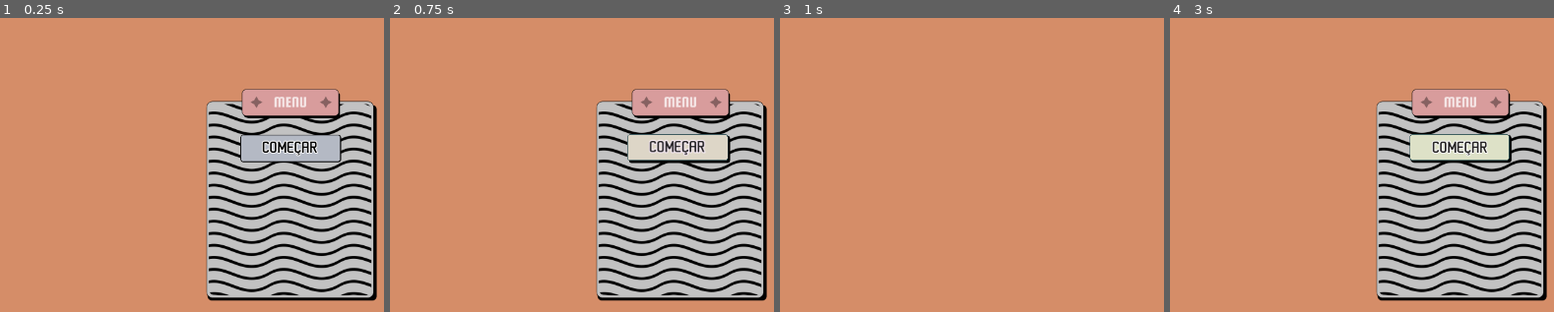
Above: before the commit, frames 1-4 (left to right).
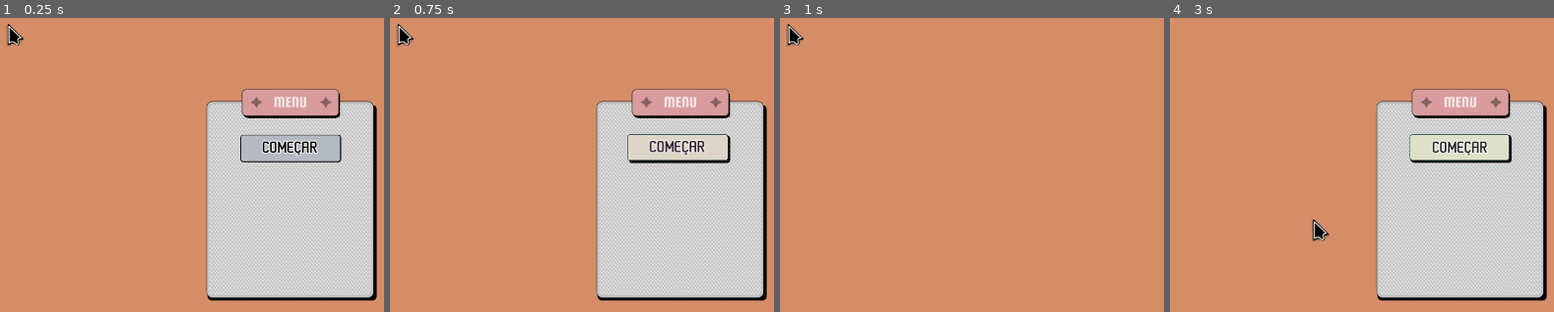
Above: after the commit, the same moments.

Repository: thalestale/NeoTutui
Game: Godot game, scene res://ui/menuprincipal/Menu.tscn
The game is run twice, just before and just after one commit, with the same random seed, the same clock (stepped at 60 frames per second) and the same inputs.
Inputs (mouse positions are in pixels of both pictures, inside the frame that each line leads up to):
- Up to frame 1 (0.25 s): no input
- Up to frame 2 (0.75 s): click "COMEÇAR" at 0.5 s
- Up to frame 3 (1 s): no input
- Up to frame 4 (3 s): click "COMEÇAR" at 1.25 s; click "COMEÇAR" at 2 s; tap Enter (ui_accept) at 2.75, 2.85 s; move the mouse to (outside the picture) at 2.77 s

The runs differ from the first frame. In frame 1, 12% of the frame differs, in the area x 1-97%, y 2-95%; in frame 2, 11%; in frame 3, 0.2%; in frame 4, 12%.

Commit message:
Mouse Cursor Scripts

Diff:
--- a/main/core/ControlesFixos.gd
+++ b/main/core/ControlesFixos.gd
@@ -1,8 +1,8 @@
 extends Node
 
 func _ready():
-	#Input.set_mouse_mode(Input.MOUSE_MODE_HIDDEN)
-	pass
+	Input.set_mouse_mode(Input.MOUSE_MODE_HIDDEN)
+
 
 func _input(_event):
 	if Input.is_action_just_released("panic"):
--- a/main/project.godot
+++ b/main/project.godot
@@ -36,6 +36,7 @@
 ControlesFixos="*res://core/ControlesFixos.gd"
 Anima="*res://ui/Anima.gd"
 Som="*res://core/Som.tscn"
+Mouse="*res://ui/cursor/Mouse.tscn"
 
 [dialogic]
 
@@ -81,4 +82,3 @@
 [rendering]
 
 renderer/rendering_method="gl_compatibility"
-2d/snap/snap_2d_transforms_to_pixel=true
--- /dev/null
+++ b/main/ui/cursor/Mouse.gd
@@ -0,0 +1,20 @@
+extends Control
+var mousepos
+var mousepos2
+
+func _process(delta):
+	mousepos2 = get_global_mouse_position()
+
+
+
+func _input(event):
+	if InputEventMouseMotion:
+		mousepos = get_global_mouse_position()
+		if mousepos == mousepos2:
+			await get_tree().create_timer(0.2).timeout
+			set_process_input(false)
+			await get_tree().create_timer(0.2).timeout
+			set_process_input(true)
+
+		else:
+			$MouseCursor.position = mousepos
--- /dev/null
+++ b/main/ui/cursor/Mouse.tscn
@@ -0,0 +1,30 @@
+[gd_scene load_steps=4 format=3 uid="uid://dndr7x3bqmod5"]
+
+[ext_resource type="Script" path="res://ui/cursor/Mouse.gd" id="1_g5jiw"]
+[ext_resource type="Texture2D" uid="uid://dwr0bkxcnt0yo" path="res://ui/cursor/cursorvec.svg" id="2_t76a0"]
+
+[sub_resource type="SpriteFrames" id="SpriteFrames_y0pwb"]
+animations = [{
+"frames": [ExtResource("2_t76a0")],
+"loop": true,
+"name": &"default",
+"speed": 5.0
+}]
+
+[node name="Mouse" type="Control"]
+layout_mode = 3
+anchors_preset = 15
+anchor_right = 1.0
+anchor_bottom = 1.0
+grow_horizontal = 2
+grow_vertical = 2
+script = ExtResource("1_g5jiw")
+
+[node name="MouseCursor" type="AnimatedSprite2D" parent="."]
+z_index = 99
+texture_filter = 2
+position = Vector2(180, 82)
+scale = Vector2(0.7, 0.7)
+frames = SubResource("SpriteFrames_y0pwb")
+playing = true
+offset = Vector2(14.1757, 27.1214)
--- /dev/null
+++ b/main/ui/cursor/cursorvec.svg
@@ -0,0 +1,58 @@
+<?xml version="1.0" encoding="UTF-8" standalone="no"?>
+<!-- Created with Inkscape (http://www.inkscape.org/) -->
+
+<svg
+   width="64"
+   height="64"
+   viewBox="0 0 16.933333 16.933333"
+   version="1.1"
+   id="svg5"
+   inkscape:version="1.2.2 (1:1.2.2+202212051551+b0a8486541)"
+   sodipodi:docname="cursorvec.svg"
+   xmlns:inkscape="http://www.inkscape.org/namespaces/inkscape"
+   xmlns:sodipodi="http://sodipodi.sourceforge.net/DTD/sodipodi-0.dtd"
+   xmlns="http://www.w3.org/2000/svg"
+   xmlns:svg="http://www.w3.org/2000/svg">
+  <sodipodi:namedview
+     id="namedview7"
+     pagecolor="#505050"
+     bordercolor="#ffffff"
+     borderopacity="1"
+     inkscape:showpageshadow="0"
+     inkscape:pageopacity="0"
+     inkscape:pagecheckerboard="1"
+     inkscape:deskcolor="#505050"
+     inkscape:document-units="mm"
+     showgrid="false"
+     inkscape:zoom="6.622171"
+     inkscape:cx="19.026993"
+     inkscape:cy="32.844214"
+     inkscape:window-width="1280"
+     inkscape:window-height="736"
+     inkscape:window-x="0"
+     inkscape:window-y="27"
+     inkscape:window-maximized="1"
+     inkscape:current-layer="layer1" />
+  <defs
+     id="defs2" />
+  <g
+     inkscape:label="Layer 1"
+     inkscape:groupmode="layer"
+     id="layer1">
+    <path
+       style="fill:#000000;fill-opacity:0.112506;stroke:#000000;stroke-width:0.865;stroke-linecap:round;stroke-linejoin:round;stroke-dasharray:none;stroke-opacity:0.0952335;paint-order:normal"
+       d="M 3.5750049,1.8487206 3.9019855,14.940323 c 4.7384068,-1.731332 5.3302364,-0.539443 7.3862445,-1.336695 1.070657,-0.415165 0.280956,-1.611732 1.444267,-1.789976 0.340767,-0.05221 0.693873,-0.105204 1.06099,-0.16096 z"
+       id="path1480"
+       sodipodi:nodetypes="ccsscc" />
+    <path
+       style="fill:none;fill-opacity:1;stroke:#020202;stroke-width:0.930262;stroke-linecap:round;stroke-linejoin:round;stroke-dasharray:none;stroke-opacity:1;paint-order:normal"
+       d="m 4.7542708,1.7000663 0.062927,12.0891567 c 4.1190612,-2.575261 4.1965398,0.457514 5.6442742,0.01124 1.529773,-0.47156 -1.4385546,-3.43247 3.132056,-3.392075 z"
+       id="path1475"
+       sodipodi:nodetypes="ccscc" />
+    <path
+       style="fill:#000000;fill-opacity:0.998993;stroke:#ffffff;stroke-width:0.626;stroke-linecap:round;stroke-linejoin:round;stroke-dasharray:none;stroke-opacity:1;paint-order:normal"
+       d="M 5.1212507,2.6141387 5.1485078,12.88166 c 3.3882763,-2.337247 3.9784138,1.311415 5.0168462,0.711876 1.902911,-1.098646 -1.7362981,-3.351131 2.354104,-3.881297 z"
+       id="path729"
+       sodipodi:nodetypes="ccscc" />
+  </g>
+</svg>
--- a/main/ui/menuprincipal/Menu.gd
+++ b/main/ui/menuprincipal/Menu.gd
@@ -11,7 +11,9 @@
 
 	#get_node("/root/Anima").FECHA($Janela, "som")
 
-
+func _unhandled_input(event):
+	if Input.is_action_just_pressed("ui_accept"):
+		get_node("/root/Mouse/MouseCursor").position = Vector2(400, 400)
 
 
 
--- a/main/ui/menuprincipal/Menu.tscn
+++ b/main/ui/menuprincipal/Menu.tscn
@@ -14,7 +14,6 @@
 script = ExtResource("1_6hd4u")
 
 [node name="Fundo" type="ColorRect" parent="."]
-layout_mode = 1
 anchors_preset = 15
 anchor_right = 1.0
 anchor_bottom = 1.0
@@ -23,7 +22,7 @@
 color = Color(0.835294, 0.552941, 0.407843, 1)
 
 [node name="Janela" type="Control" parent="."]
-layout_mode = 1
+layout_mode = 3
 anchors_preset = 8
 anchor_left = 0.5
 anchor_top = 0.5
@@ -37,7 +36,6 @@
 grow_vertical = 2
 
 [node name="Jan" type="TextureRect" parent="Janela"]
-layout_mode = 1
 anchors_preset = 8
 anchor_left = 0.5
 anchor_top = 0.5
@@ -53,7 +51,6 @@
 texture = ExtResource("2_y0oaf")
 
 [node name="Button" type="Button" parent="Janela"]
-layout_mode = 0
 offset_left = -63.0
 offset_top = -78.0
 offset_right = 98.0
Binary file added: main/ui/cursor/Sprite-0001.png
Not shown, added: main/ui/cursor/Sprite-0001.png.import
Binary file added: main/ui/cursor/Sprite-0002.png
Not shown, added: main/ui/cursor/Sprite-0002.png.import
Binary file added: main/ui/cursor/Sprite-0003.png
Not shown, added: main/ui/cursor/Sprite-0003.png.import
Binary file added: main/ui/cursor/Sprite-0004.png
Not shown, added: main/ui/cursor/Sprite-0004.png.import
Binary file added: main/ui/cursor/Sprite-0005.png
Not shown, added: main/ui/cursor/Sprite-0005.png.import
Binary file added: main/ui/cursor/Sprite-0006.png
Not shown, added: main/ui/cursor/Sprite-0006.png.import
(and 2 more such lines)
